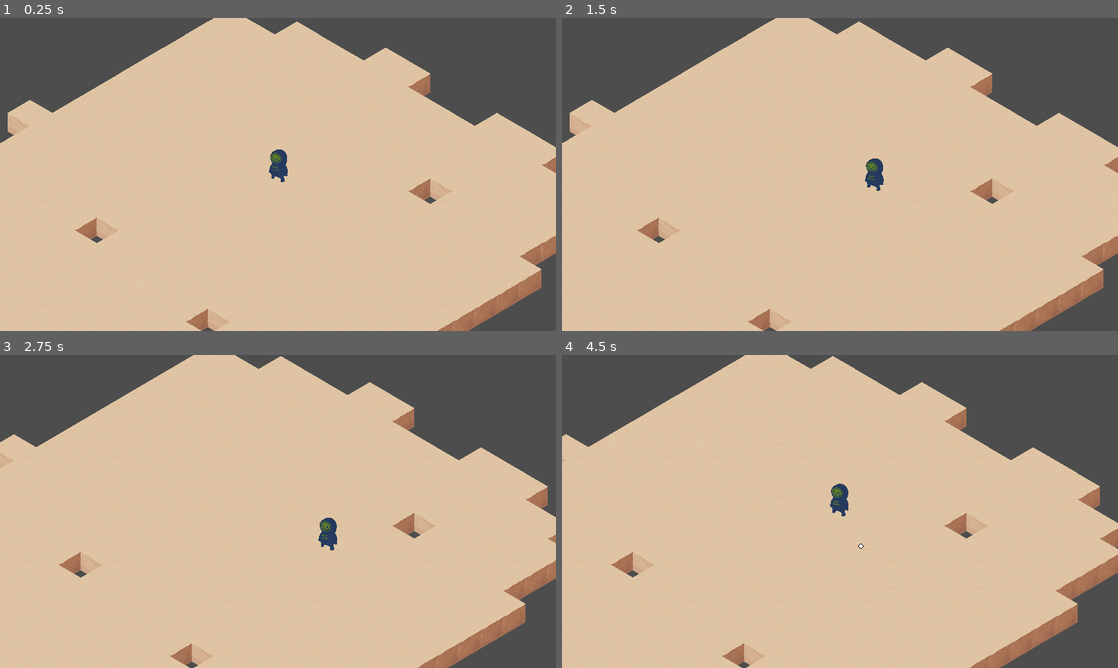
Above: before the commit, frames 1-4 (two rows, left to right).
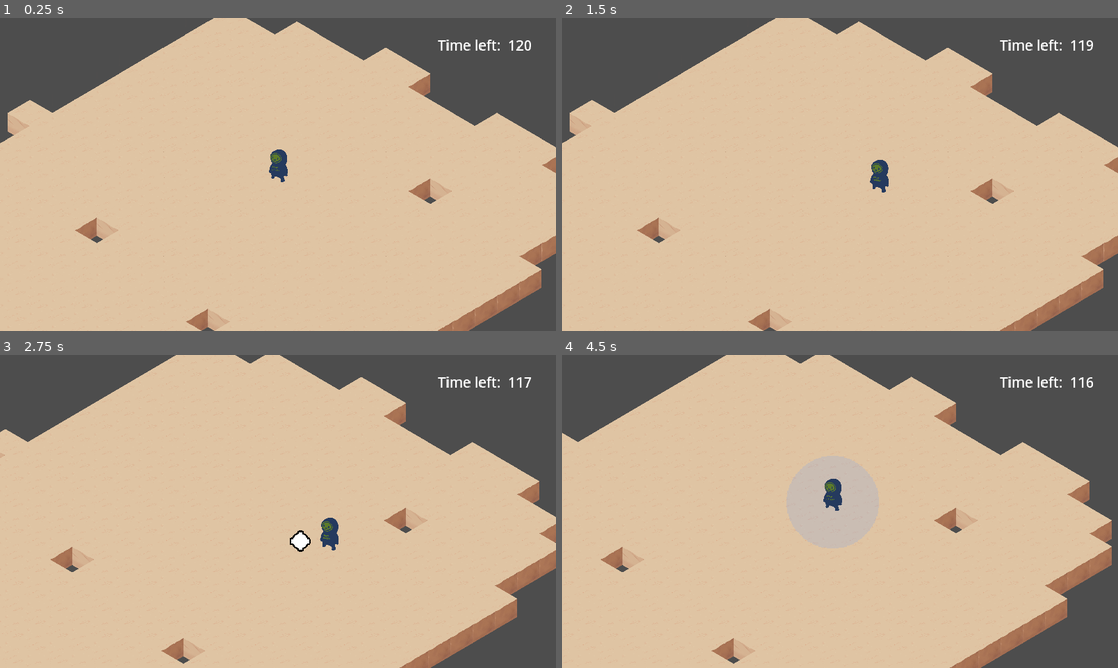
Above: after the commit, the same moments.

Repository: Blue-Square-Legion/DeepDive
Game: Godot game, scene res://scenes/main.tscn
Same seed, same stepped clock (60 frames per second), same inputs: the game is played once before the commit and once after it.
Inputs:
- Up to frame 1 (0.25 s): no input
- Up to frame 2 (1.5 s): tap Enter at 0.5 s; hold Right (ui_right) 0.53-1.28 s; tap E (sonar) at 0.6 s; hold Down (ui_down) from 1.28 s (still down); tap Space (part_interaction) at 1.35 s
- Up to frame 3 (2.75 s): tap E (sonar) at 1.55, 2.1 s; release Down (ui_down) at 2.03 s; hold Right (ui_right) from 2.03 s (still down)
- Up to frame 4 (4.5 s): release Right (ui_right) at 2.78 s; hold Up (ui_up) 2.78-3.53 s; tap E (sonar) at 2.85, 3.8, 4.35 s; hold Left (ui_left) from 3.53 s (still down); tap Space (part_interaction) at 3.6 s

The runs differ from the first frame. In frame 1, 0.2% of the frame differs, in the area x 78-96%, y 6-11%; in frame 2, 0.5%; in frame 3, 5.1%; in frame 4, 6.0%, in the area x 0-100%, y 0-100%.

Commit message:
clean up

Diff:
--- a/deepdive/scenes/main.tscn
+++ b/deepdive/scenes/main.tscn
@@ -1,15 +1,17 @@
-[gd_scene load_steps=5 format=3 uid="uid://cgiwyup4j35bu"]
+[gd_scene load_steps=6 format=3 uid="uid://cgiwyup4j35bu"]
 
-[ext_resource type="PackedScene" uid="uid://dv2y0o4no1ikr" path="res://scenes/demo_level.tscn" id="1_xydl3"]
+[ext_resource type="PackedScene" uid="uid://doadv2ea1f8vu" path="res://scenes/demo_level.tscn" id="1_xydl3"]
 [ext_resource type="PackedScene" uid="uid://be0ku5iih3c24" path="res://scenes/player/Player_demo.tscn" id="2_2jbr1"]
 [ext_resource type="PackedScene" uid="uid://s4n7dq8pawxj" path="res://scenes/part_1.tscn" id="3_bxeas"]
 [ext_resource type="PackedScene" uid="uid://x6mp1lj2whnj" path="res://scenes/part_2.tscn" id="4_ijnf2"]
+[ext_resource type="PackedScene" uid="uid://behwijwoeq8m" path="res://scenes/ui.tscn" id="5_qe4u0"]
 
 [node name="Main" type="Node"]
 
 [node name="DemoLevel" parent="." instance=ExtResource("1_xydl3")]
 
 [node name="HolyDiver" parent="." instance=ExtResource("2_2jbr1")]
+unique_name_in_owner = true
 position = Vector2(790, 155)
 
 [node name="Camera2D" type="Camera2D" parent="HolyDiver"]
@@ -29,3 +31,5 @@
 
 [node name="Part2" parent="." instance=ExtResource("4_ijnf2")]
 position = Vector2(1058, 343)
+
+[node name="InGameHud" parent="." instance=ExtResource("5_qe4u0")]
--- a/deepdive/scenes/part_1.tscn
+++ b/deepdive/scenes/part_1.tscn
@@ -12,13 +12,14 @@
 shader_parameter/outline_color = Vector4(1, 0, 0, 1)
 
 [sub_resource type="CircleShape2D" id="CircleShape2D_m7x0u"]
-radius = 15.0
+radius = 82.0975
 
 [node name="Part1" type="Area2D"]
 script = ExtResource("1_ouhsy")
 
 [node name="Sprite2D" type="Sprite2D" parent="."]
 material = SubResource("ShaderMaterial_5o80x")
+scale = Vector2(1.5, 1.5)
 texture = ExtResource("3_qr5r1")
 
 [node name="CollisionShape2D" type="CollisionShape2D" parent="."]
--- a/deepdive/scenes/part_2.tscn
+++ b/deepdive/scenes/part_2.tscn
@@ -12,14 +12,13 @@
 shader_parameter/outline_color = Vector4(0, 0, 0, 1)
 
 [sub_resource type="CircleShape2D" id="CircleShape2D_m7x0u"]
-radius = 15.0
+radius = 72.0
 
 [node name="Part2" type="Area2D"]
 script = ExtResource("1_o82sb")
 
 [node name="Sprite2D" type="Sprite2D" parent="."]
 material = SubResource("ShaderMaterial_g18ry")
-scale = Vector2(0.255859, 0.255859)
 texture = ExtResource("3_48d5n")
 
 [node name="CollisionShape2D" type="CollisionShape2D" parent="."]
--- a/deepdive/scenes/player/Player_demo.tscn
+++ b/deepdive/scenes/player/Player_demo.tscn
@@ -19,7 +19,7 @@
 radius = 28.5011
 
 [sub_resource type="CircleShape2D" id="CircleShape2D_1cpqf"]
-radius = 65.0692
+radius = 115.156
 
 [sub_resource type="Animation" id="Animation_8ijip"]
 length = 0.001
@@ -103,8 +103,8 @@
 visible = false
 modulate = Color(1, 1, 1, 0.470588)
 self_modulate = Color(1, 1, 1, 0.368627)
-position = Vector2(-3, -11)
-scale = Vector2(3.41309, 3.41309)
+position = Vector2(-5, -34)
+scale = Vector2(5.44873, 5.44873)
 texture = ExtResource("3_3mwre")
 
 [node name="Sonar" type="Area2D" parent="."]
@@ -115,7 +115,6 @@
 polygon = PackedVector2Array(0, 112.5, 192, 0, 0, -112.5, -192, 0)
 
 [node name="part_detection" type="Area2D" parent="."]
-visible = false
 position = Vector2(0, -12)
 monitorable = false
 
--- a/deepdive/scenes/ui.tscn
+++ b/deepdive/scenes/ui.tscn
@@ -6,22 +6,24 @@
 [sub_resource type="LabelSettings" id="LabelSettings_1j5l7"]
 font_size = 48
 
-[node name="UI" type="Control"]
+[node name="InGameHud" type="CanvasLayer"]
+script = ExtResource("1_as0kd")
+
+[node name="UI" type="Control" parent="."]
 layout_mode = 3
 anchors_preset = 0
-script = ExtResource("1_as0kd")
 
-[node name="Timer" type="Label" parent="."]
+[node name="Timer" type="Label" parent="UI"]
 layout_mode = 1
 anchors_preset = 8
 anchor_left = 0.5
 anchor_top = 0.5
 anchor_right = 0.5
 anchor_bottom = 0.5
-offset_left = 756.0
-offset_top = 62.0
-offset_right = 1068.0
-offset_bottom = 129.0
+offset_left = 1518.0
+offset_top = 60.0
+offset_right = 1830.0
+offset_bottom = 127.0
 grow_horizontal = 2
 grow_vertical = 2
 text = "Time left: 199"
@@ -30,11 +32,12 @@
 vertical_alignment = 1
 script = ExtResource("1_q1mft")
 
-[node name="GameTimer" type="Timer" parent="Timer"]
+[node name="GameTimer" type="Timer" parent="UI/Timer"]
 wait_time = 120.0
 one_shot = true
 
-[node name="TextureRect" type="TextureRect" parent="."]
+[node name="TextureRect" type="TextureRect" parent="UI"]
+unique_name_in_owner = true
 layout_mode = 1
 offset_left = 48.0
 offset_top = 31.0
--- a/deepdive/scripts/player.gd
+++ b/deepdive/scripts/player.gd
@@ -8,7 +8,7 @@
 signal set_part_texture(part: Area2D)
 signal set_drop_part
 
-var speed := 260.0
+var speed := 300.0
 # Called when the node enters the scene tree for the first time.
 func _ready() -> void:
 	pass
@@ -75,12 +75,13 @@
 var active_areas = []
 
 func trigger_sonar():
-	#$Sprite2D.visible = not $Sprite2D.visible
-	#await get_tree().create_timer(0.2).timeout
-	#$Sprite2D.visible = not $Sprite2D.visible
-	animation_player.play("sonar_animation")
+	$Sprite2D.visible = not $Sprite2D.visible
+	await get_tree().create_timer(0.2).timeout
+	$Sprite2D.visible = not $Sprite2D.visible
+	#animation_player.play("sonar_animation")
 	for part in active_areas:
 		part.sonar_glow()
+
 func _on_sonar_area_entered(area: Area2D) -> void:
 	if area is Area2D:
 		active_areas.push_back(area)
--- a/deepdive/scripts/ui.gd
+++ b/deepdive/scripts/ui.gd
@@ -1,15 +1,17 @@
-extends Control
+extends CanvasLayer
 
+@onready var holy_diver: Player = %HolyDiver
+@onready var texture_rect: TextureRect = %TextureRect
 
 # Called when the node enters the scene tree for the first time.
 func _ready() -> void:
-	$"../PlayerArea2D".connect("set_part_texture", _on_set_texture)
-	$"../PlayerArea2D".connect("set_drop_part", _on_drop_part)
+	holy_diver.connect("set_part_texture", _on_set_texture)
+	holy_diver.connect("set_drop_part", _on_drop_part)
 
 func _on_set_texture(part: Area2D):
 	var sprite = part.get_node("Sprite2D") as Sprite2D
 	if sprite:
-		$TextureRect.texture = sprite.texture
+		texture_rect.texture = sprite.texture
 
 func _on_drop_part():
-	$TextureRect.texture = null
+	texture_rect.texture = null
Not shown: 1 places in deepdive/scenes/demo_level.tscn that only renumber resources
